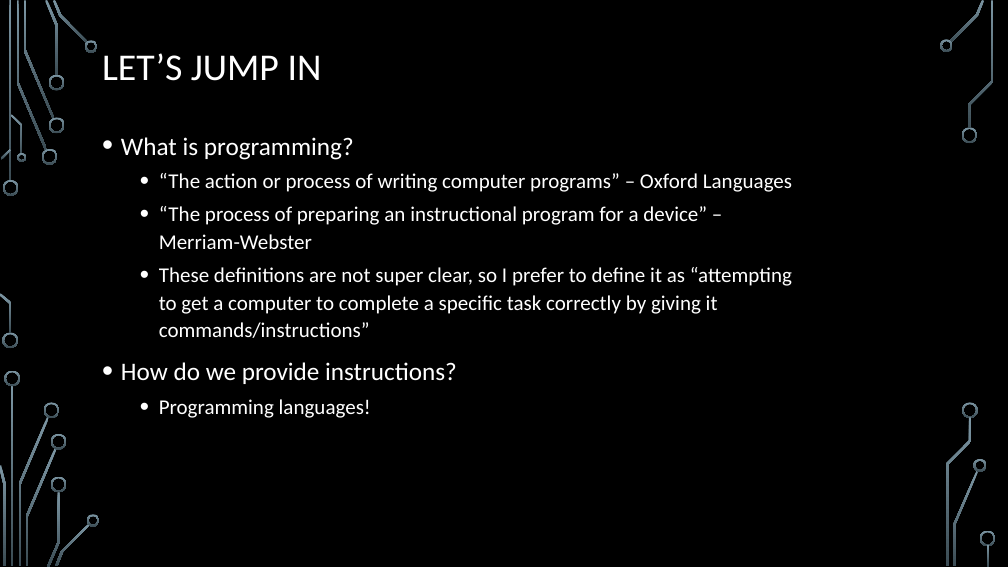
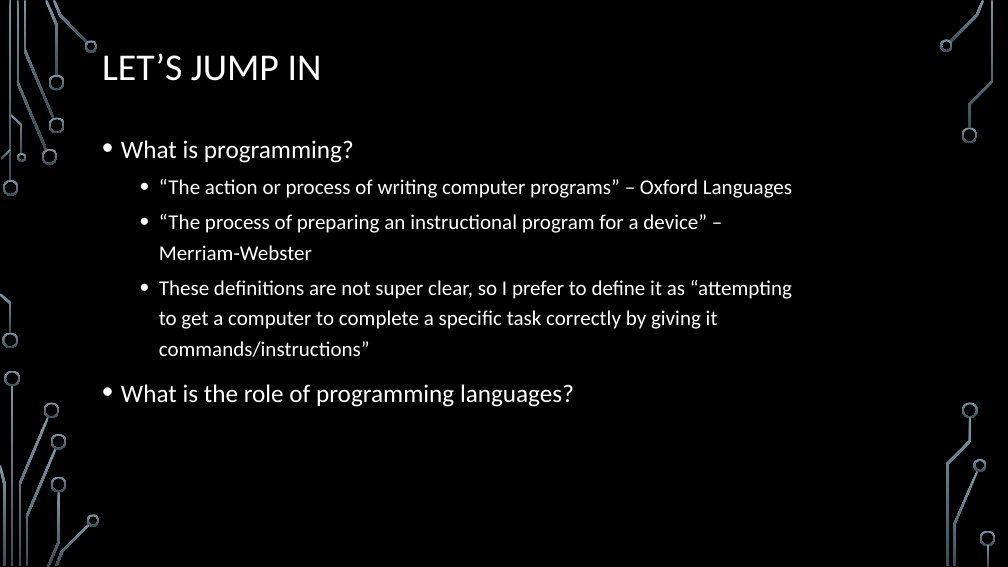
Before and after one commit to william-estes/youtube, a slide deck: slide 5 of lecture_1/Lecture_1.pptx (slide 4 before the commit). Drawn at 1008x567 pixels with LibreOffice and Linux fonts; fonts in the diff are those of the drawing; background and template pictures are left out. Boxes give left, top, right and bottom in pixels: in the first picture for what was removed or moved away, otherwise in the second. Text is boxed around its words. In the diff, an @@ line names an element or a change of style, - is before the commit and + after.

```diff
--- a/lecture_1/Lecture_1.pptx
+++ b/lecture_1/Lecture_1.pptx
@@ text at (121, 140, 792, 357): line spacing 1.1 to 1.2 @@
@@ text at (121, 384, 574, 407): text changed @@
-• How do we provide instructions?
-  • Programming languages!
+• What is the role of programming languages?
```
Also in this commit, not shown: 6 other slides changed, 3 slides added, 1 other file.
